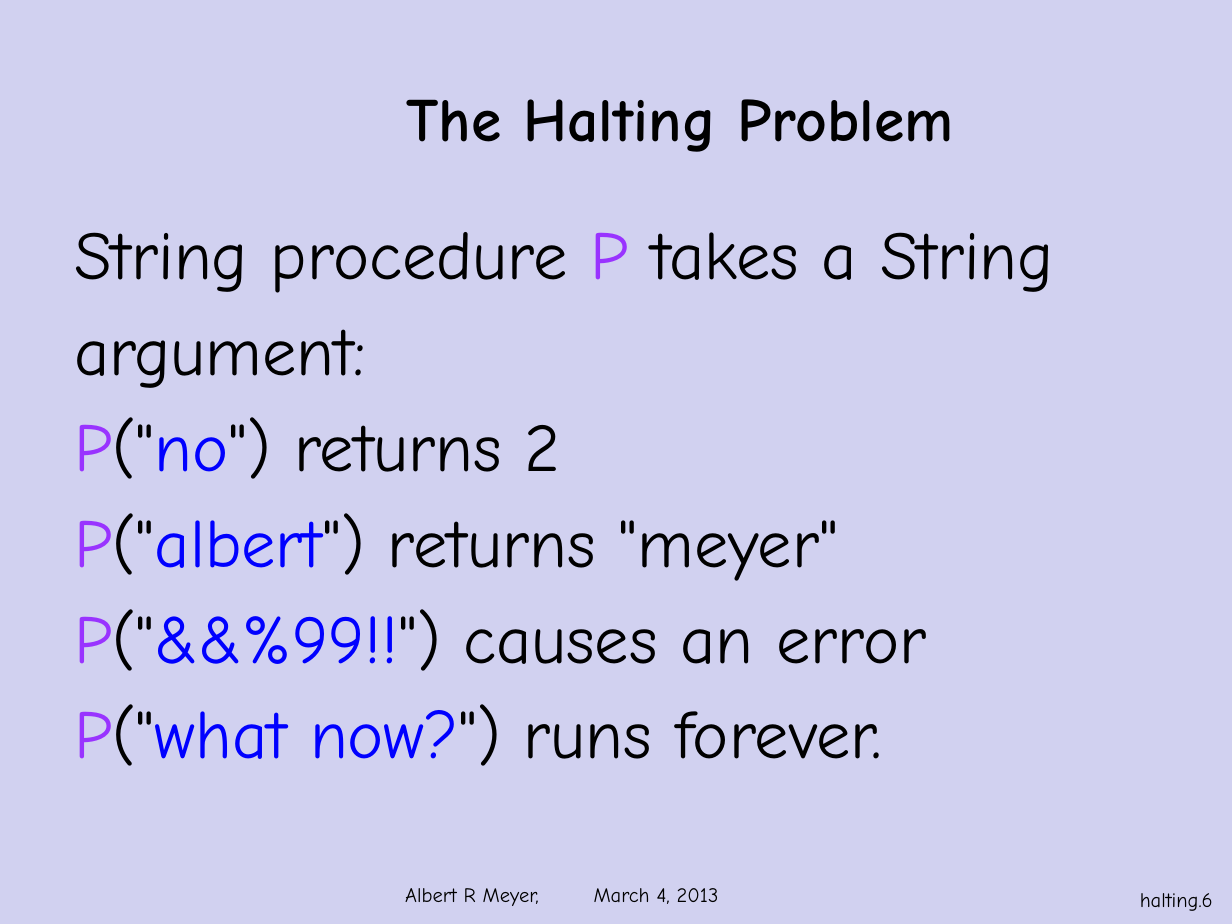
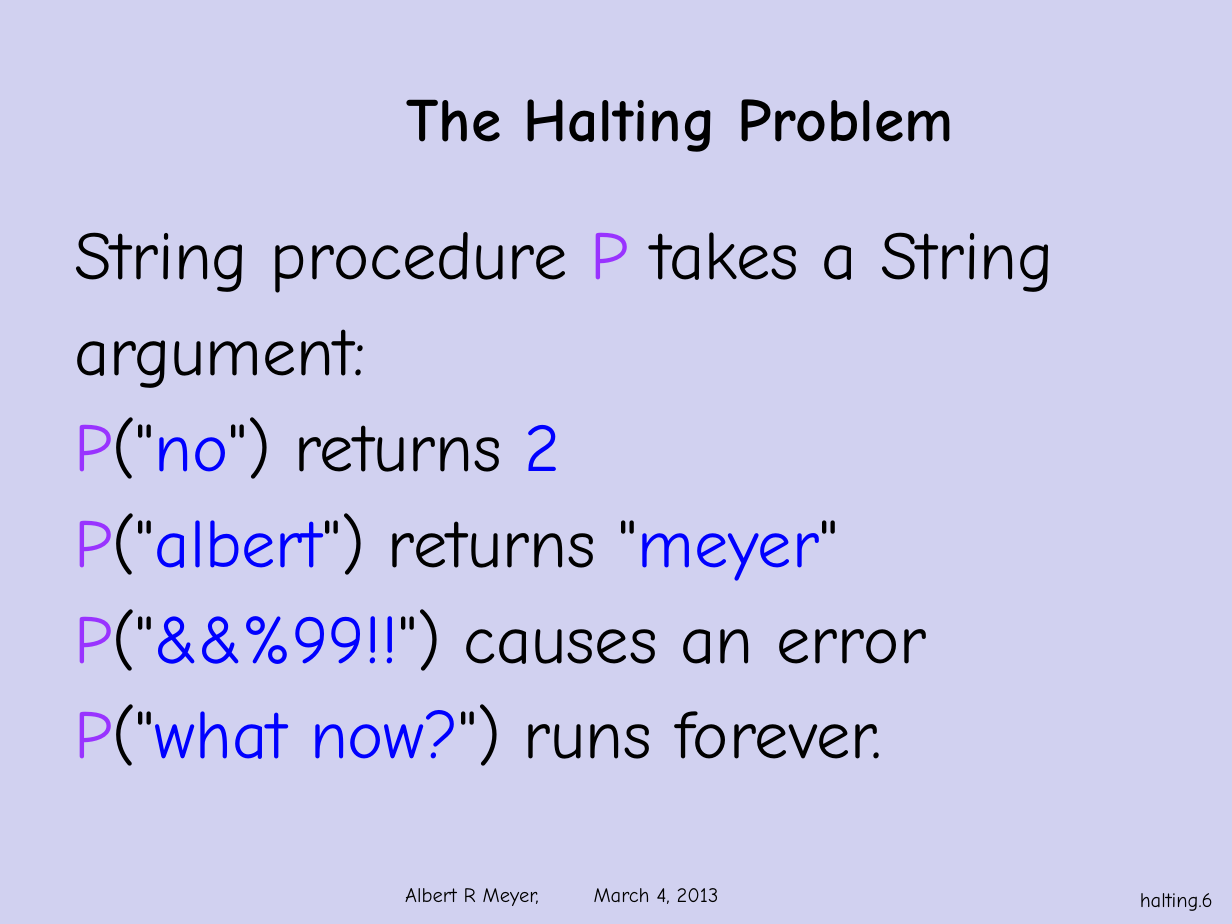
Before and after one commit to armeyer/mcs_web, a slide deck: slide 6 of spring13/slides13/halting-problem-no-diagram.pptx. Drawn at 1232x924 pixels with LibreOffice and Linux fonts; fonts in the diff are those of the drawing; background and template pictures are left out. Boxes give left, top, right and bottom in pixels: in the first picture for what was removed or moved away, otherwise in the second. Text is boxed around its words. In the diff, an @@ line names an element or a change of style, - is before the commit and + after.

Commit message:
edit halting-problem slides

```diff
--- a/spring13/slides13/halting-problem-no-diagram.pptx
+++ b/spring13/slides13/halting-problem-no-diagram.pptx
@@ text at (74, 417, 838, 581): text colour #000000 to #0000FF in "2", ""meyer"" @@
```
Also in this commit, not shown: 14 other slides changed, 1 other file.
